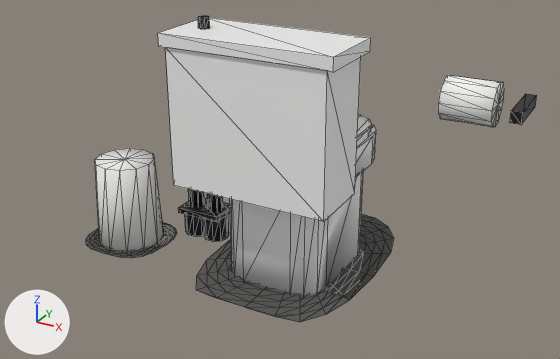
The glTF model scratchpad/baths/glb/master_bath_toilet.glb, before and after one commit.
Both versions are drawn from a 50 mm lens placed at (4.832, -5.48, 1.244), pointed at (3.729, -3.473, 0.24). Lighting does not change. The marker at lower left points along +X, +Y and +Z. The older version comes first. Mesh edges are drawn as thin lines. Vertices at exactly the same position are counted once.

The first picture shows 'root'.
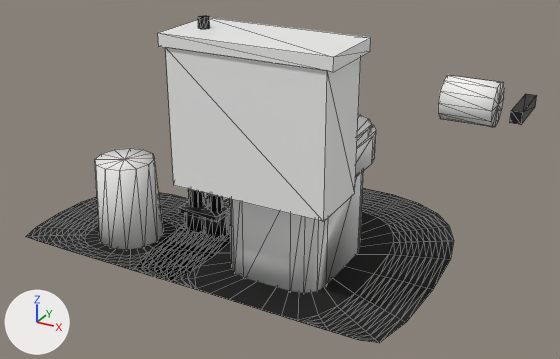
The change, as a diff of the scene's bpy script:
```diff
--- a/scratchpad/baths/glb/master_bath_toilet.glb.py
+++ b/scratchpad/baths/glb/master_bath_toilet.glb.py
@@ mat_csh21 @@
 mat_csh21 = principled_material('csh21')
-mat_csh21.base_color = (0.0685, 0.0666, 0.063)  # dark grey #4a4947
+mat_csh21.base_color = (0.00605, 0.00605, 0.00561)  # black #121211
 mat_csh21.roughness = 0.97
@@ mat_csh24 @@
 mat_csh24 = principled_material('csh24')
-mat_csh24.base_color = (0.0908, 0.0887, 0.0844)  # dark grey #555452
+mat_csh24.base_color = (0.00605, 0.00605, 0.00561)  # black #121211
 mat_csh24.roughness = 0.97
@@ mat_csh25 @@
 mat_csh25 = principled_material('csh25')
-mat_csh25.base_color = (0.0953, 0.0931, 0.0887)  # dark grey #575654
+mat_csh25.base_color = (0.00605, 0.00605, 0.00561)  # black #121211
 mat_csh25.roughness = 0.97
@@ mat_csh26 @@
 mat_csh26 = principled_material('csh26')
-mat_csh26.base_color = (0.0976, 0.0953, 0.0908)  # dark grey #585755
-mat_csh26.roughness = 0.97
+mat_csh26.base_color = (0.00605, 0.00605, 0.00561)  # black #121211
+mat_csh26.roughness = 0.99
@@ mat_csh27 @@
 mat_csh27 = principled_material('csh27')
-mat_csh27.base_color = (0.0561, 0.0545, 0.0529)  # dark grey #434241
-mat_csh27.roughness = 0.97
+mat_csh27.base_color = (0.00605, 0.00605, 0.00561)  # black #121211
+mat_csh27.roughness = 0.99
@@ mat_csh28 @@
 mat_csh28 = principled_material('csh28')
-mat_csh28.base_color = (0.0648, 0.063, 0.0612)  # dark grey #484746
-mat_csh28.roughness = 0.97
+mat_csh28.base_color = (0.00605, 0.00605, 0.00561)  # black #121211
+mat_csh28.roughness = 0.99
@@ mat_csh29 @@
 mat_csh29 = principled_material('csh29')
-mat_csh29.base_color = (0.0723, 0.0723, 0.0685)  # dark grey #4c4c4a
-mat_csh29.roughness = 0.97
+mat_csh29.base_color = (0.00605, 0.00605, 0.00561)  # black #121211
+mat_csh29.roughness = 0.99
@@ mat_csh30 @@
 mat_csh30 = principled_material('csh30')
-mat_csh30.base_color = (0.0802, 0.0782, 0.0742)  # dark grey #504f4d
-mat_csh30.roughness = 0.97
+mat_csh30.base_color = (0.00605, 0.00605, 0.00561)  # black #121211
+mat_csh30.roughness = 0.99
@@ mat_csh31 @@
 mat_csh31 = principled_material('csh31')
-mat_csh31.base_color = (0.0865, 0.0844, 0.0802)  # dark grey #535250
-mat_csh31.roughness = 0.97
+mat_csh31.base_color = (0.00605, 0.00605, 0.00561)  # black #121211
+mat_csh31.roughness = 0.99
@@ mat_csh32 @@
 mat_csh32 = principled_material('csh32')
-mat_csh32.base_color = (0.0931, 0.0908, 0.0865)  # dark grey #565553
-mat_csh32.roughness = 0.97
+mat_csh32.base_color = (0.00605, 0.00605, 0.00561)  # black #121211
+mat_csh32.roughness = 0.99
@@ mat_csh33 @@
 mat_csh33 = principled_material('csh33')
-mat_csh33.base_color = (0.0953, 0.0931, 0.0908)  # dark grey #575655
-mat_csh33.roughness = 0.97
+mat_csh33.base_color = (0.00605, 0.00605, 0.00561)  # black #121211
+mat_csh33.roughness = 0.99
@@ mat_csh34 @@
 mat_csh34 = principled_material('csh34')
-mat_csh34.base_color = (0.0999, 0.0976, 0.0931)  # dark grey #595856
-mat_csh34.roughness = 0.97
+mat_csh34.base_color = (0.00605, 0.00605, 0.00561)  # black #121211
+mat_csh34.roughness = 0.99
@@ mat_csh35 @@
 mat_csh35 = principled_material('csh35')
-mat_csh35.base_color = (0.102, 0.0999, 0.0953)  # dark grey #5a5957
-mat_csh35.roughness = 0.97
+mat_csh35.base_color = (0.00605, 0.00605, 0.00561)  # black #121211
+mat_csh35.roughness = 0.99
@@ me_mesh_0 @@
-me_mesh_0.from_pydata(...)  # 695 vertices, 1290 faces; spans x 3.121..4.496, y -3.859..-3.127, z 0.0..0.805
-me_mesh_0.materials.append(mat_csh19)  # dark grey #3e3d3c
-me_mesh_0.materials.append(mat_csh20)  # dark grey #444442
+me_mesh_0.from_pydata(...)  # 868 vertices, 1624 faces; spans x 2.932..4.496, y -3.859..-2.941, z 0.0..0.805
+# me_mesh_0 part 1: the loose piece of 200 vertices spanning x 3.566..4.084, y -3.859..-3.127, z 0.007 is rebuilt with 287 vertices and now spans x 3.377..4.273, y -3.859..-2.941, z 0.015
+# me_mesh_0 part 2: a new loose piece of 287 vertices spanning x 2.932..3.591, y -3.859..-3.342, z 0.015
+# me_mesh_0 part 3: the loose piece of 201 vertices spanning x 3.121..3.402, y -3.81..-3.53, z 0.007 is deleted
 me_mesh_0.materials.append(mat_csh21)
@@ me_mesh_0 @@
 me_mesh_0.materials.append(mat_csh26)
-me_mesh_0.materials.append(mat_csh8)  # dark grey #595856
-me_mesh_0.materials.append(mat_csh9)  # dark grey #5a5957
 me_mesh_0.materials.append(mat_mbsani)
@@ me_mesh_0 @@
 me_mesh_0.materials.append(mat_mbbin)
+me_mesh_0.materials.append(mat_csh10)  # black #121211
+me_mesh_0.materials.append(mat_csh36)  # black #121211
+me_mesh_0.materials.append(mat_csh37)  # black #121211
+me_mesh_0.materials.append(mat_csh38)  # black #121211
+me_mesh_0.materials.append(mat_csh39)  # black #121211
+me_mesh_0.materials.append(mat_csh40)  # black #121211
```

Where the change shows, as pixel boxes (x1, y1, x2, y2) in the pictures (560 x 359 px):
'root', reshaped (13% wider, 7% taller): before (86, 16, 537, 322); after (26, 16, 537, 343)
part 1 of me_mesh_0, rebuilt (61% wider, 43% taller): before (196, 214, 394, 322); after (135, 188, 454, 343)
part 2 of me_mesh_0, added: after (26, 193, 231, 281)
part 3 of me_mesh_0, deleted: before (86, 222, 177, 258)
